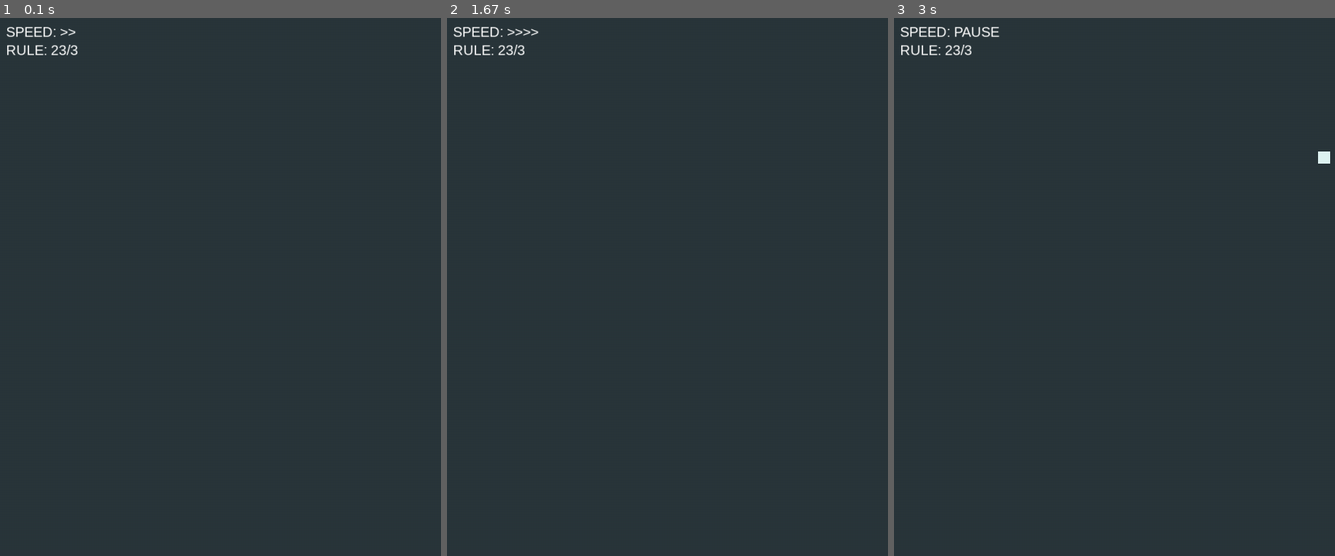
Above: before the commit, frames 1-3 (left to right).
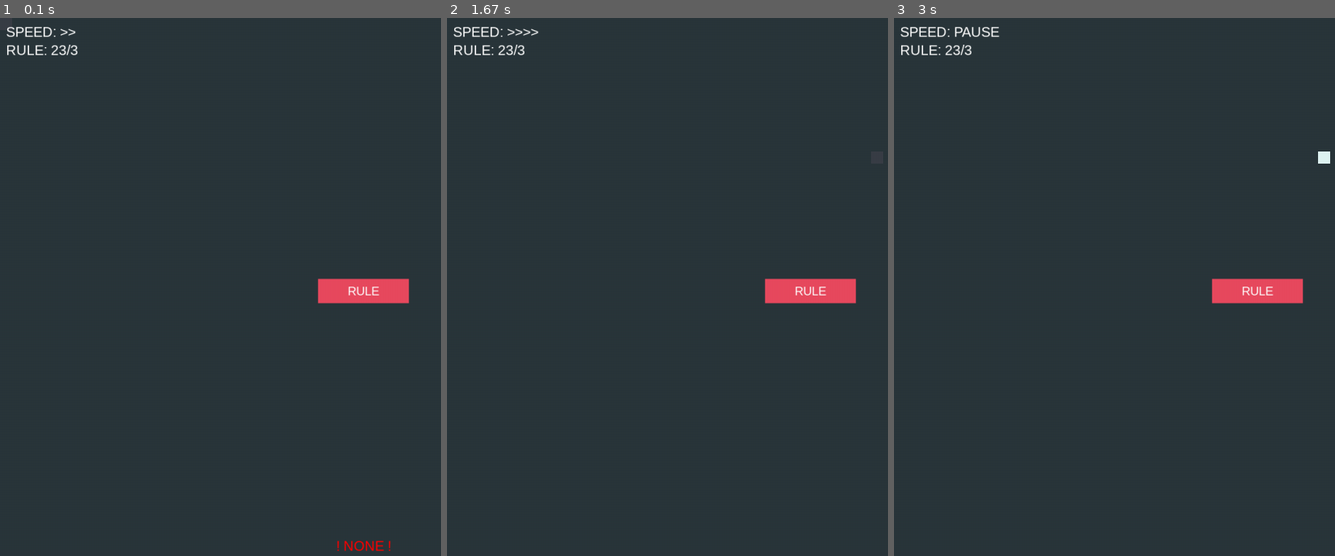
Above: after the commit, the same moments.

Repository: dvenru/py_game_of_life
Game: pygame game, started from main.py
Two runs of this game, one before a commit and one after it. Both use one fixed random seed, a clock stepped at 60 frames per second and the inputs below.
Inputs (mouse positions are in pixels of both pictures, inside the frame that each line leads up to):
- Up to frame 1 (0.1 s): no input
- Up to frame 2 (1.67 s): press the mouse at (808, 292) at 0.37 s; move the mouse to (839, 222) at 0.47 s; release the mouse at (874, 157) at 0.6 s; hold Ctrl 0.67-1.13 s; hold Right 0.67-1.13 s; hold Right 1.17-1.63 s; tap Space at 1.23, 1.53 s
- Up to frame 3 (3 s): hold Right 1.67-2.13 s; tap Space at 1.73, 2.03, 2.23, 2.53, 2.8 s; hold Left 2.17-2.7 s; hold Left from 2.73 s (still down)

The runs differ from the first frame. In frame 1, 1.1% of the frame differs, in the area x 71-93%, y 48-100%; in frame 2, 1.0%; in frame 3, 1.0%.

Commit message:
version 1.4

Diff:
--- a/gameui.py
+++ b/gameui.py
@@ -8,16 +8,17 @@
         self.group_draw = []
         self.group_update = []
 
-    def append(self, new_object, is_update: bool = False) -> None:
-        self.group_draw.append(new_object)
-        if is_update:
-            self.group_update.append(new_object)
+    def change_group(self, changed_objects: list, draw_state: bool = True, update_state: bool = False) -> None:
+        for changed_object in changed_objects:
+            if draw_state and (changed_object not in self.group_draw):
+                self.group_draw.append(changed_object)
+            elif not draw_state and (changed_object in self.group_draw):
+                self.group_draw.remove(changed_object)
 
-    def change_draw(self, changed_object, draw_state: bool) -> None:
-        if draw_state and (changed_object not in self.group_draw):
-            self.group_draw.append(changed_object)
-        elif not draw_state and (changed_object in self.group_draw):
-            self.group_draw.remove(changed_object)
+            if update_state and (changed_object not in self.group_update):
+                self.group_update.append(changed_object)
+            elif not update_state and (changed_object in self.group_update):
+                self.group_update.remove(changed_object)
 
     def update(self) -> None:
         for _object in self.group_draw:
@@ -25,28 +26,40 @@
         for _object in self.group_update:
             _object.update()
 
+    def get_group(self, group_type: str = "draw") -> list:
+        return self.group_draw if group_type == "draw" else self.group_update if group_type == "update" else None
+
 
 class Label:
     def __init__(self, surface, text: str, position: tuple = (int, int), size: int = 20, color = "white", timer: float = 0) -> None:
         self.surface = surface
         self.font = pg.font.SysFont(DEFAULT_FONT, size)
-        self.image = self.font.render(text, True, color)
-        _, _, width, height = self.image.get_rect()
+        self.render_text = self.font.render(text, True, color)
+        _, _, width, height = self.render_text.get_rect()
         self.rect = pg.Rect(position[0], position[1], width, height)
         self.text = text
         self.timer = timer
 
     def draw(self) -> None:
-        self.surface.blit(self.image, self.rect)
+        self.surface.blit(self.render_text, self.rect)
 
     def set_center(self, new_pos: tuple = (int, int)) -> None:
         self.rect.center = new_pos
 
     def set_text(self, new_text: str, color = "white") -> None:
-        self.image = self.font.render(new_text, True, color)
+        self.render_text = self.font.render(new_text, True, color)
 
     def get_timer(self) -> float:
         return self.timer
+
+
+class CursorRule(Label):
+    def __init__(self, surface, text: str, position: tuple = (int, int), size: int = 20, color = "white", timer: float = 0):
+        super().__init__(surface, text, position, size, color, timer)
+
+    def draw(self) -> None:
+        self.rect.center = (pg.mouse.get_pos()[0] + 10, pg.mouse.get_pos()[1] - 10)
+        self.surface.blit(self.render_text, self.rect)
 
 
 class Button:
@@ -56,8 +69,8 @@
         self.text = button_text
         self.click_function = click_function
         self.rect = pg.Rect(rect[0], rect[1], rect[2], rect[3])
-        self.button_background = pg.Surface((rect[2], rect[3]))
-        self.button_text = self.font.render(self.text, True, "white")
+        self.background = pg.Surface((rect[2], rect[3]))
+        self.render_text = self.font.render(self.text, True, "white")
 
         self.fill_color = {
             "normal": SOFT_RED,
@@ -66,26 +79,24 @@
         }
 
     def draw(self) -> None:
-        pass
+        self.background.blit(self.render_text, [
+            self.rect.width / 2 - self.render_text.get_rect().width / 2,
+            self.rect.height / 2 - self.render_text.get_rect().height / 2
+        ])
+        self.surface.blit(self.background, self.rect)
 
     def update(self) -> None:
-        pass
+        mouse_position = pg.mouse.get_pos()
+        self.background.fill(self.fill_color['normal'])
+        if self.rect.collidepoint(mouse_position):
+            self.background.fill(self.fill_color['hover'])
+            if pg.mouse.get_pressed()[0] and self.click_function is not None:
+                self.background.fill(self.fill_color['pressed'])
+                self.click_function()
 
 
-class OptionMenu:
-    def __init__(self, surface, background_color = "white", title_color = "black", title_label = "Menu") -> None:
-        self.surface = surface
-        self.background_color = background_color
-        self.title_label = title_label
-        self.title_color = title_color
-        self.button_list = []
-        self.show = False
-
-    def add_button(self, new_button) -> None:
-        self.button_list.append(new_button)
-        self.update_size()
-
-    def update_size(self) -> None:
+class Edit:
+    def __init__(self) -> None:
         pass
 
     def draw(self) -> None:
--- a/life.py
+++ b/life.py
@@ -24,17 +24,14 @@
                     pg.draw.rect(self.surface, (61, 66, 65), (
                         (num_line * self.tile_size), (num_tile * self.tile_size), self.tile_size, self.tile_size), 1)
 
-    def draw_hide(self, is_hide: bool = False, line_position: int = 0, tile_position: int = 0,
-                  draw_list = None) -> None:
-        if is_hide:
-            pg.draw.rect(self.surface, (223, 244, 243), (
-                (line_position * self.tile_size), (tile_position * self.tile_size), self.tile_size, self.tile_size))
+    def draw_area(self, is_paused: bool, line_position: int = 0, tile_position: int = 0, draw_list = None) -> None:
+        pg.draw.rect(self.surface, (223, 244, 243) if is_paused else (57, 62, 70), ((line_position * self.tile_size), (tile_position * self.tile_size), self.tile_size, self.tile_size))
 
-            if draw_list is not None:
-                for tile in draw_list:
-                    pg.draw.rect(self.surface, (223, 244, 243), (
-                        (tile[0] * self.tile_size), (tile[1] * self.tile_size), self.tile_size,
-                        self.tile_size))
+        if draw_list is not None:
+            for tile in draw_list:
+                pg.draw.rect(self.surface, (223, 244, 243), (
+                    (tile[0] * self.tile_size), (tile[1] * self.tile_size), self.tile_size,
+                    self.tile_size))
 
     def clear(self) -> None:
         for num_line, line in enumerate(self.present_map):
--- a/main.py
+++ b/main.py
@@ -2,7 +2,8 @@
 
 from settings import *
 from life import Life
-from gameui import UIGroup, Label, Button, OptionMenu
+from gameui import UIGroup, Label, CursorRule
+from gameui import Button
 
 
 class Game:
@@ -19,24 +20,29 @@
         self.life.set_rule_str(DEFAULT_LIFE_RULE)
         self.group_ui = UIGroup()
 
+        self.menu_opened = False
         self.is_paused = False
         self.select_speed = 1
         self.speed_label = Label(self.screen, "SPEED: " + ">" * int(self.select_speed + 1), (10, 10), 23)
-        self.group_ui.append(self.speed_label)
+        self.rule_label = Label(self.screen, "RULE: " + self.life.get_rule(), (10, 40), 23)
+        self.group_ui.change_group([self.speed_label, self.rule_label], True, False)
 
-        self.rule_label = Label(self.screen, "RULE: " + self.life.get_rule(), (10, 40), 23)
-        self.group_ui.append(self.rule_label)
+        self.system_label = Label(self.screen, "! NONE !", (0, 0), 23, "red", 0.5)
+        self.system_label.set_center((WIDTH // 2, HEIGHT - 30))
+        self.group_ui.change_group([self.system_label], True, False)
 
-        self.system_label = Label(self.screen, "! None !", (0, 0), 23, "red", 5)
-        self.system_label.set_center((WIDTH // 2, HEIGHT - 30))
-        # self.group_ui.append(self.system_label)
+        self.mouse_rule = CursorRule(self.screen, "0-0", (0, 0), 20, SOFT_RED)
+
+        self.set_rule_button = Button(self.screen, (0, 0, 150, 40), "RULE")
+        self.set_rule_button.rect.center = (WIDTH // 2, HEIGHT // 2)
+        self.group_ui.change_group([self.set_rule_button], True, True)
 
         self.new_generation = pg.USEREVENT + 1
         self.system_label_hide = pg.USEREVENT + 2
         pg.time.set_timer(self.new_generation, int(WAIT_LIST[self.select_speed] * 1000))
-        # pg.time.set_timer(self.system_label_hide, int(self.system_label.get_timer() * 1000), 1)
+        pg.time.set_timer(self.system_label_hide, int(self.system_label.get_timer() * 1000), 1)
 
-        self.draw_hide_list = []
+        self.draw_area_list = []
 
     def update_event_wait(self, new_speed: int = 0) -> None:
         if new_speed == 0:
@@ -54,7 +60,7 @@
         x_step = -1 if end_position[0] > start_position[0] else 1
         y_step = -1 if end_position[1] > start_position[1] else 1
 
-        self.draw_hide_list = [(x, y) for x in range(end_position[0], start_position[0] + x_step, x_step)
+        self.draw_area_list = [(x, y) for x in range(end_position[0], start_position[0] + x_step, x_step)
                                for y in range(end_position[1], start_position[1] + y_step, y_step)
                                if fill or ((x == end_position[0] or x == start_position[0])
                                or (y == end_position[1] or y == start_position[1]))]
@@ -78,7 +84,7 @@
                 if event.type == self.new_generation:
                     self.life.new_generation()
                 if event.type == self.system_label_hide:
-                    self.group_ui.change_draw(self.system_label, False)
+                    self.group_ui.change_group([self.system_label], False, False)
 
                 # Обработка нажатий клавиш
                 if event.type == pg.KEYDOWN:
@@ -96,25 +102,37 @@
                         case pg.K_DELETE:
                             self.life.clear()
 
-                # Обработка нажатий мыши
-                if self.is_paused:
+                # Одна из вариаций паузы (неудобно)
+                # if event.type == pg.MOUSEBUTTONDOWN:
+                #     self.update_event_wait(0)
+                # if event.type == pg.MOUSEBUTTONUP:
+                #     self.update_event_wait(0)
 
-                    # Рисование квадрата
+                if not self.menu_opened:
+
                     if pg.key.get_pressed()[pg.K_LCTRL]:
 
                         if event.type == pg.MOUSEBUTTONDOWN:
                             start_position = (pg.mouse.get_pos()[0] // TILE_SIZE, pg.mouse.get_pos()[1] // TILE_SIZE)
                             drawing = True
+                            self.group_ui.change_group([self.mouse_rule], True, False)
+
                         if event.type == pg.MOUSEMOTION and drawing:
                             end_position = (pg.mouse.get_pos()[0] // TILE_SIZE, pg.mouse.get_pos()[1] // TILE_SIZE)
                             self.draw_rect(start_position, end_position, True if pg.key.get_pressed()[pg.K_LSHIFT] else False)
+                            self.mouse_rule.set_text(str(max([x[0] for x in self.draw_area_list])
+                                                         - min([x[0] for x in self.draw_area_list]) + 1) + " | " +
+                                                     str(max([y[1] for y in self.draw_area_list])
+                                                         - min([y[1] for y in self.draw_area_list]) + 1), SOFT_RED)
+
                         if event.type == pg.MOUSEBUTTONUP:
                             drawing = False
+                            self.group_ui.change_group([self.mouse_rule], False, False)
                             if event.button == 1:
-                                self.life.set_life(0, 0, '1', self.draw_hide_list)
+                                self.life.set_life(0, 0, '1', self.draw_area_list)
                             if event.button == 3:
-                                self.life.set_life(0, 0, '0', self.draw_hide_list)
-                            self.draw_hide_list = []
+                                self.life.set_life(0, 0, '0', self.draw_area_list)
+                            self.draw_area_list = []
 
                     # Рисование точек
                     else:
@@ -122,11 +140,11 @@
                             self.life.set_life(pg.mouse.get_pos()[0] // TILE_SIZE, pg.mouse.get_pos()[1] // TILE_SIZE, '1')
                         elif pg.mouse.get_pressed()[2]:
                             self.life.set_life(pg.mouse.get_pos()[0] // TILE_SIZE, pg.mouse.get_pos()[1] // TILE_SIZE, '0')
-                        self.draw_hide_list = []
+                        self.draw_area_list = []
 
             # Рисование изображения
             self.life.draw()
-            self.life.draw_hide(self.is_paused, pg.mouse.get_pos()[0] // TILE_SIZE, pg.mouse.get_pos()[1] // TILE_SIZE, self.draw_hide_list)
+            self.life.draw_area(self.is_paused, pg.mouse.get_pos()[0] // TILE_SIZE, pg.mouse.get_pos()[1] // TILE_SIZE, self.draw_area_list)
             self.group_ui.update()
 
             pg.display.flip()
Not shown, changed: README.md
